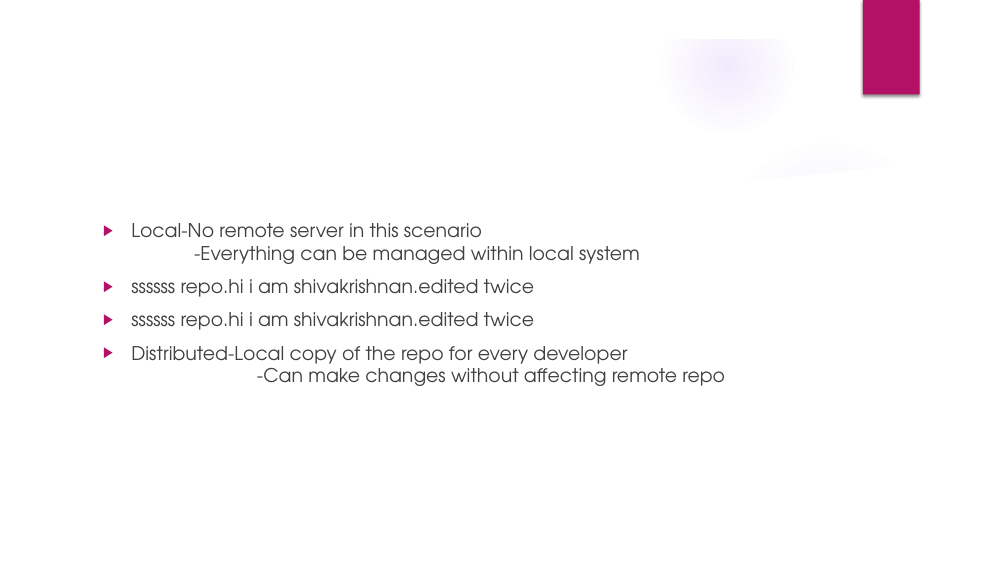
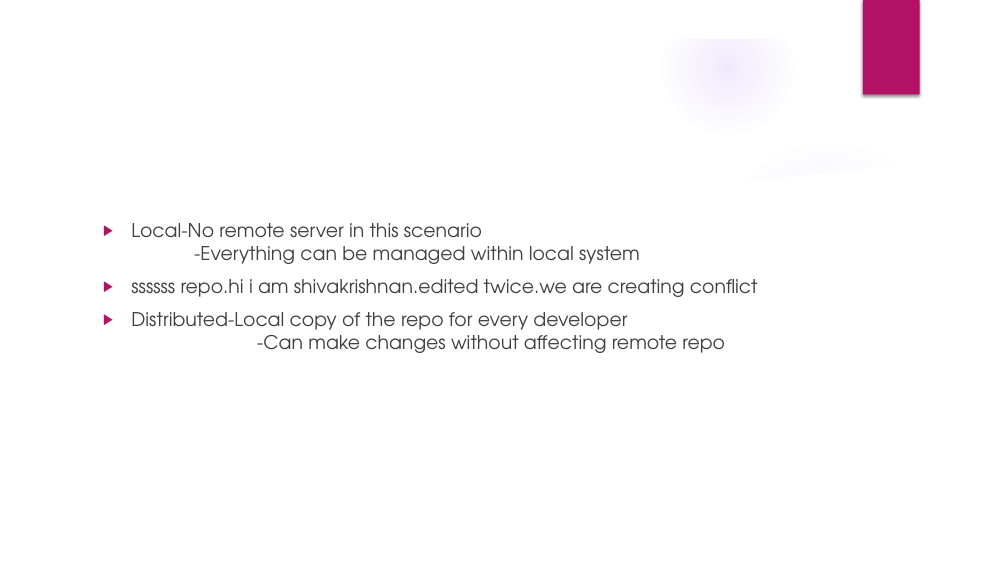
Before and after one commit to ShivakrishnanR/boys_repo, a slide deck: slide 3 of my_folder/Presentation (1).pptx. Drawn at 1008x567 pixels with LibreOffice and Linux fonts; fonts in the diff are those of the drawing; background and template pictures are left out. Boxes give left, top, right and bottom in pixels: in the first picture for what was removed or moved away, otherwise in the second. Text is boxed around its words. In the diff, an @@ line names an element or a change of style, - is before the commit and + after.

```diff
--- a/my_folder/Presentation (1).pptx
+++ b/my_folder/Presentation (1).pptx
@@ text at (x1=131, y1=279, x2=758, y2=297): text changed @@
-▶ ssssss repo.hi i am shivakrishnan.edited twice
-▶ ssssss repo.hi i am shivakrishnan.edited twice
+▶ ssssss repo.hi i am shivakrishnan.edited twice.we are creating conflict
```
